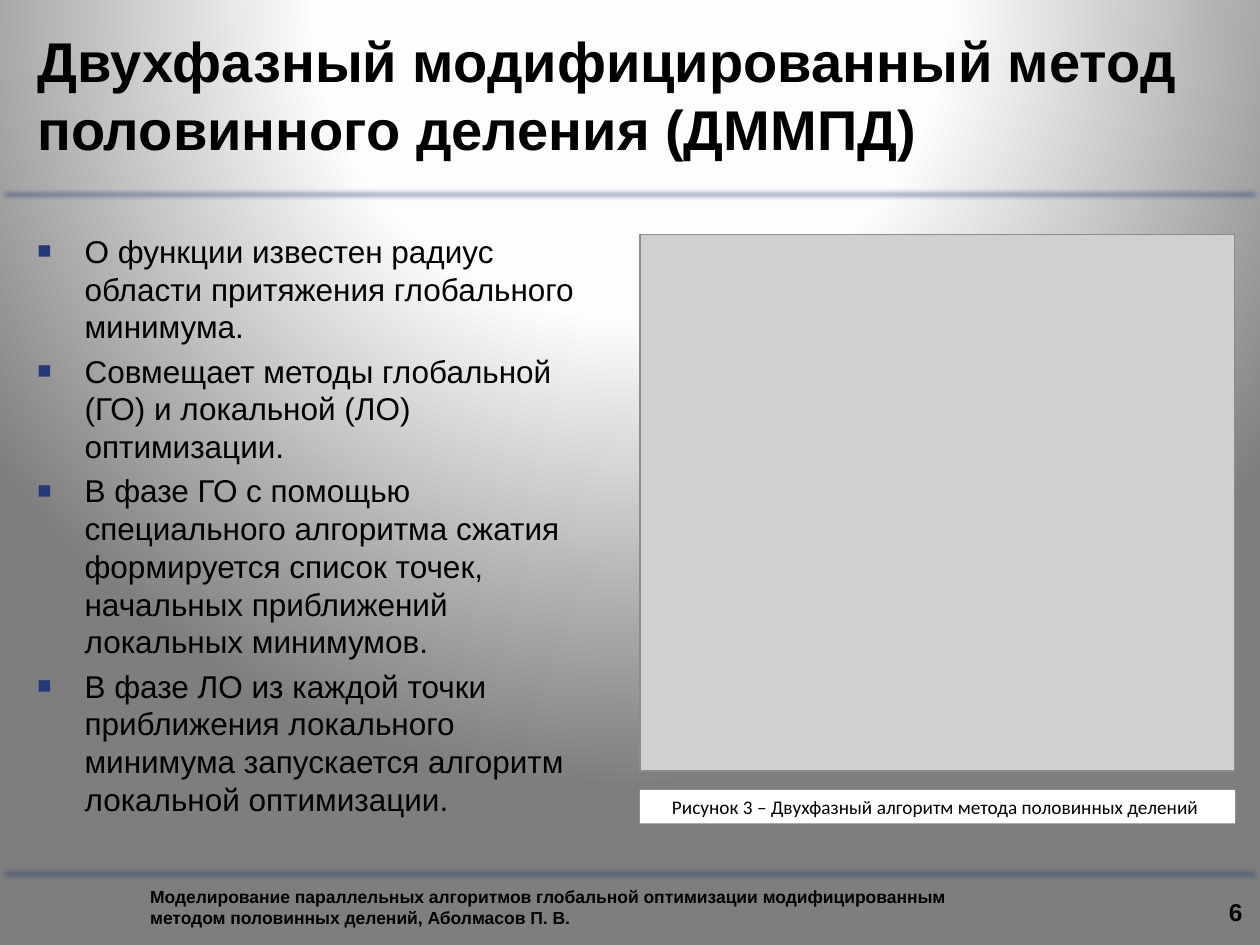
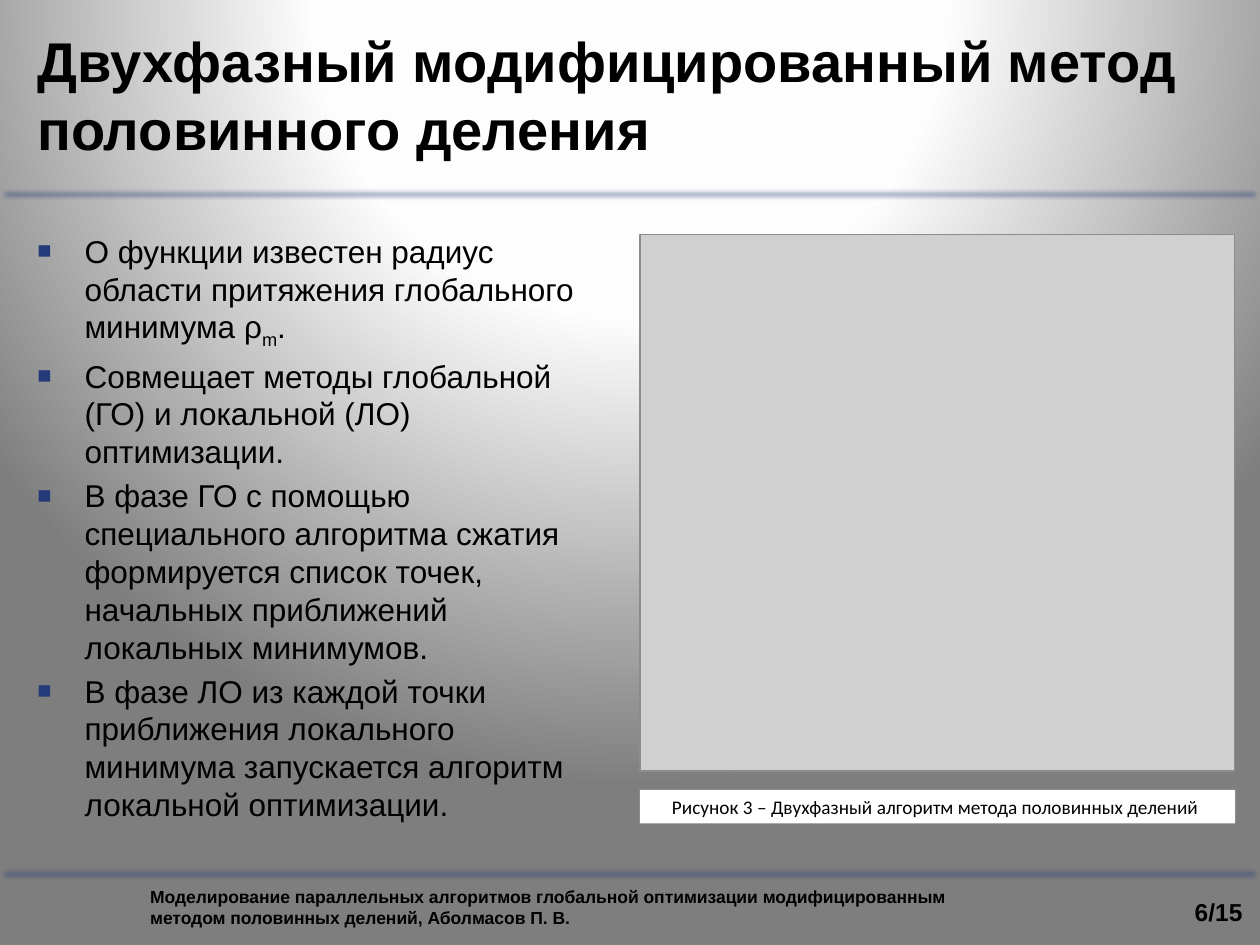
Before and after one commit to graf-abolmasov/PGraph, a slide deck: slide 6 of documentation/Презентация.pptx. Drawn at 1260x945 pixels with LibreOffice and Linux fonts; fonts in the diff are those of the drawing; grey boxes stand for pictures; background and template pictures are left out. Boxes give left, top, right and bottom in pixels: in the first picture for what was removed or moved away, otherwise in the second. Text is boxed around its words. In the diff, an @@ line names an element or a change of style, - is before the commit and + after.

```diff
--- a/documentation/Презентация.pptx
+++ b/documentation/Презентация.pptx
@@ title at bbox=[37, 38, 1176, 160]: text changed @@
-Двухфазный модифицированный метод половинного деления (ДММПД)
+Двухфазный модифицированный метод половинного деления
@@ text at bbox=[85, 240, 574, 344]: text changed @@
-■ О функции известен радиус области притяжения глобального минимума.
+■ О функции известен радиус области притяжения глобального минимума ρm.
@@ page number at bbox=[1195, 903, 1243, 922]: text changed @@
-6
+6/15
```
Also in this commit, not shown: 9 other slides changed, 1 slide removed, 6 other files.
